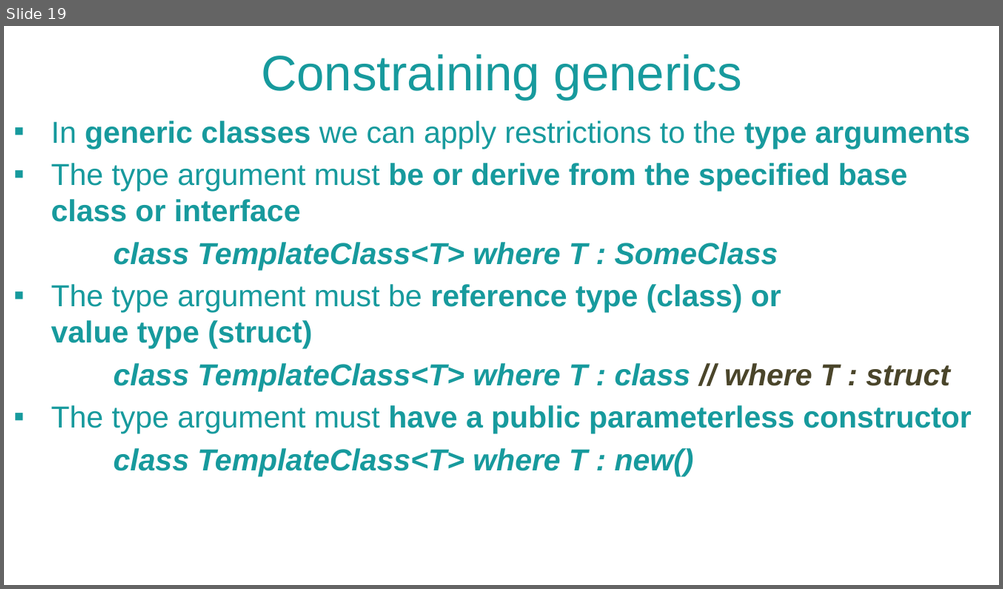
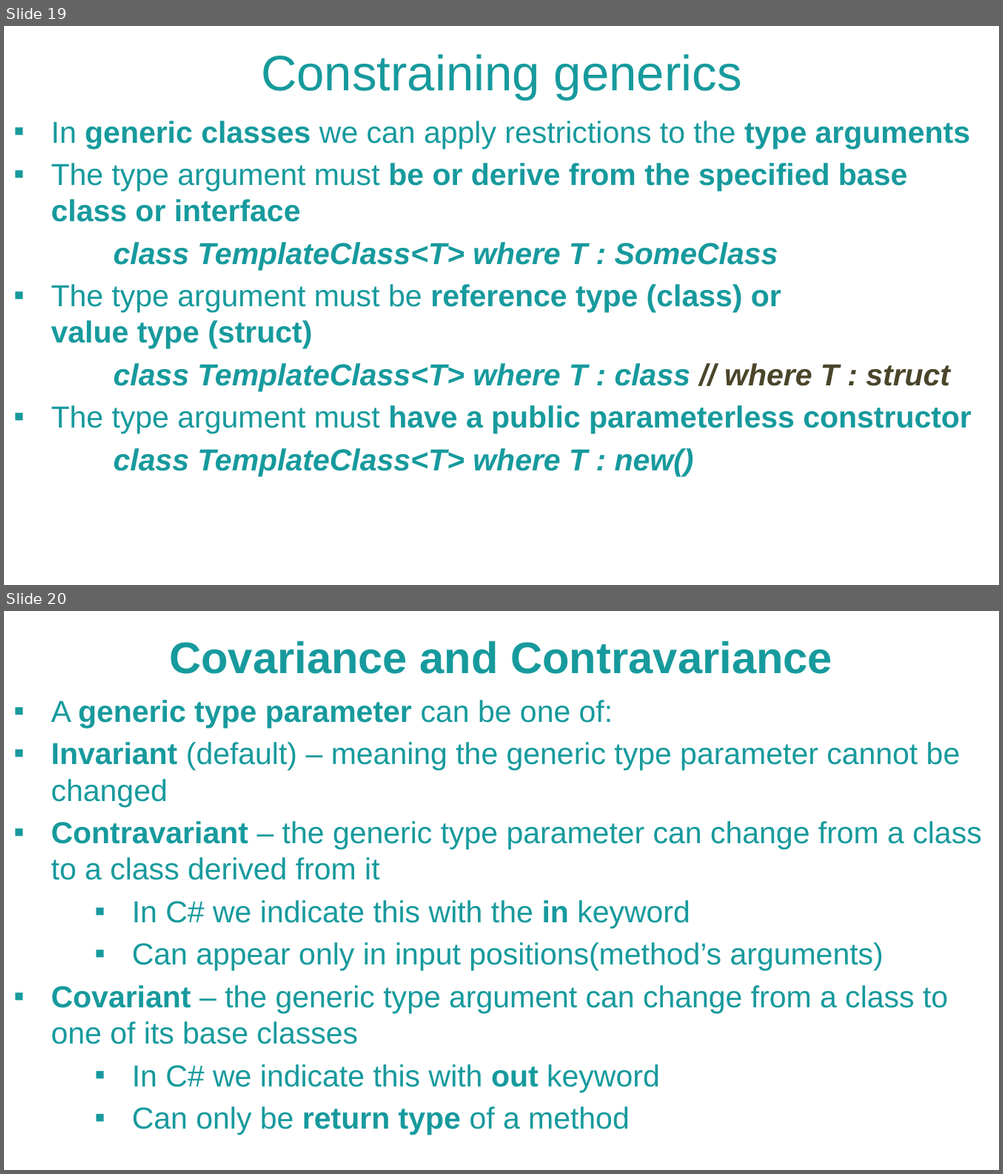
Before and after one commit to NaskoIT/CSharp-In-Depth, a slide deck: C# Tips and Tricks.pptx. Shown one above the other, each under a label of ours: slide 19 before the commit, slides 19 and 20 after it. The pictures are 1003x589 and 1003x1174 pixels, drawn with LibreOffice and Linux fonts; fonts in the diff are those of the drawing; background and template pictures are left out. Boxes give left, top, right and bottom in pixels: in the first picture for what was removed or moved away, otherwise in the second. Text is boxed around its words. In the diff, an @@ line names an element or a change of style, - is before the commit and + after.

Commit message:
Covariance and contravariance

```diff
--- a/C# Tips and Tricks.pptx
+++ b/C# Tips and Tricks.pptx
@@ slide 20 added at (x1=4, y1=611, x2=999, y2=1170), background picture (left out) @@
@@ text added at (x1=169, y1=641, x2=832, y2=674), 32 pt, text #179A9D, bold @@
+Covariance and Contravariance
@@ text added at (x1=51, y1=700, x2=981, y2=1135), 22 pt, text #179A9D @@
+▪ A generic type parameter can be one of:
+▪ Invariant (default) – meaning the generic type parameter cannot be changed
+▪ Contravariant – the generic type parameter can change from a class to a class derived from it
+  ▪ In C# we indicate this with the in keyword
+  ▪ Can appear only in input positions(method’s arguments)
+▪ Covariant – the generic type argument can change from a class to one of its base classes
+  ▪ In C# we indicate this with out keyword
+  ▪ Can only be return type of a method
```
Also in this commit, not shown: 12 other files.
